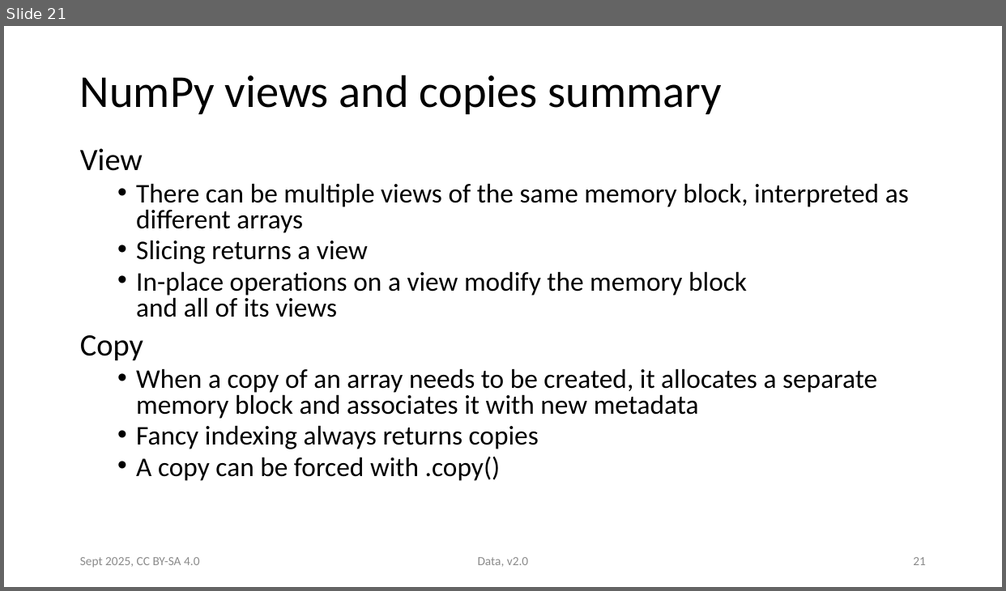
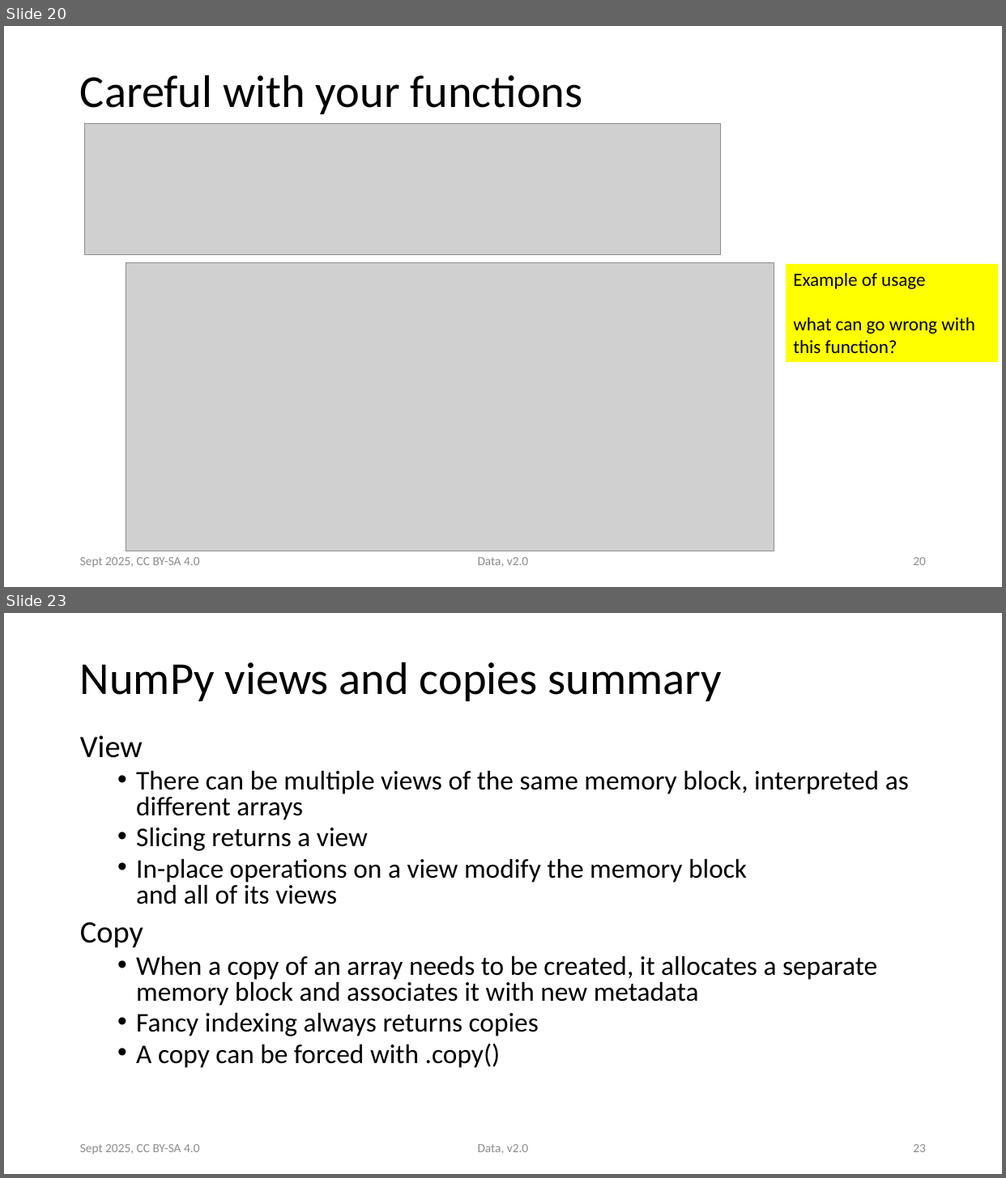
Before and after one commit to victoris93/data_class, a slide deck: numpy.pptx. Shown one above the other, each under a label of ours: slide 21 before the commit, slides 20 and 23 after it; the slides between them are not shown. The pictures are 1006x591 and 1006x1178 pixels, drawn with LibreOffice and Linux fonts; fonts in the diff are those of the drawing; grey boxes stand for pictures. Boxes give left, top, right and bottom in pixels: in the first picture for what was removed or moved away, otherwise in the second. Text is boxed around its words. In the diff, an @@ line names an element or a change of style, - is before the commit and + after.

```diff
--- a/numpy.pptx
+++ b/numpy.pptx
@@ slide 20 added at (x1=4, y1=26, x2=1002, y2=587), background #FFFFFF @@
@@ title added at (x1=80, y1=75, x2=582, y2=114), 44 pt, text #000000 @@
+Careful with your functions
@@ picture added at (x1=85, y1=124, x2=721, y2=254) @@
@@ picture added at (x1=126, y1=263, x2=774, y2=552) @@
@@ rectangle added at (x1=786, y1=264, x2=998, y2=362), fill #FFFF00, 18 pt, text #000000 @@
+Example of usage
+what can go wrong with this function?
@@ text added at (x1=80, y1=557, x2=199, y2=568), 12 pt, text #8C8C8C @@
+Sept 2025, CC BY-SA 4.0
@@ text added at (x1=478, y1=557, x2=528, y2=567), 12 pt, text #8C8C8C @@
+Data, v2.0
@@ page number added at (x1=913, y1=557, x2=926, y2=565), 12 pt, text #8C8C8C @@
+20
@@ what was slide 21 is now slide 23 @@
@@ page number at (x1=913, y1=1144, x2=926, y2=1152): text changed @@
-21
+23
```
Also in this commit, not shown: 7 slides changed, 1 other slide added, 2 other files.
